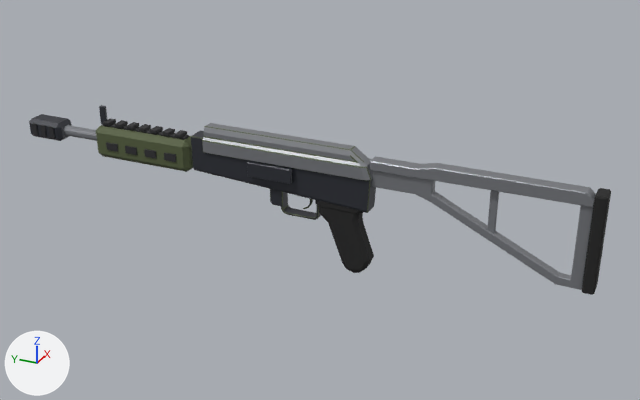
The glTF model assets/low-poly-guns/carbine.glb, before and after one commit.
Before and after are seen from a camera (50 mm lens) standing at (-0.774, -0.392, 0.392) and looking at (0.015, -0.037, -0.003). The axes (+X, +Y, +Z) are drawn at lower left. The lights are the same throughout. The picture after the commit comes second. Vertices at exactly the same position are counted once.

The first picture shows 'carbine'.
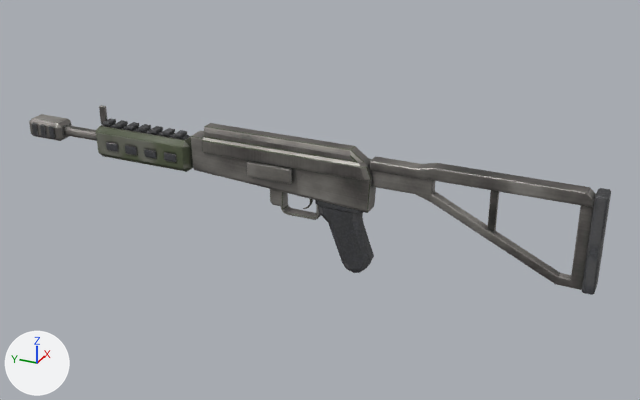
Boxes (x1, y1, x2, y2) around the edits, measured in the pictures (640 x 400 px):
'carbine', surface changed
    both: (29, 105, 611, 295)
part 1 of me_assaultrifle_3_001, surface changed
    both: (29, 105, 611, 295)
part 2 of me_assaultrifle_3_001, recoloured
    both: (32, 119, 189, 152)
part 3 of me_assaultrifle_3_001, recoloured
    both: (29, 105, 376, 220)
part 4 of me_assaultrifle_3_001, recoloured
    both: (64, 123, 596, 290)
part 5 of me_assaultrifle_3_001, recoloured
    both: (315, 188, 611, 295)

The change, as a list of edits to the scene's bpy script:
```text
Add img_image_1:
    img_image_1 = load_image('Image_1', '_unpacked/Image_1', 1024, 1024, 'Non-Color')
Add img_image_0:
    img_image_0 = load_image('Image_0', '_unpacked/Image_0', 1024, 1024, 'sRGB')
Add img_image_2:
    img_image_2 = load_image('Image_2', '_unpacked/Image_2', 1024, 1024, 'Non-Color')
Change mat_zee_olive:
    remove # nodes: BsdfPrincipled, OutputMaterial
    remove # colours: dark green #545e3d
    nodes: BsdfPrincipled, NormalMap, OutputMaterial, SeparateColor, TexImage x3
    uses the picture img_image_0
    uses the picture img_image_1
    uses the picture img_image_2
Change me_assaultrifle_3_001:
    where me_assaultrifle_3_001.from_pydata(...)  # 1254 vertices, 2366 faces; spans x -0.015..0.015, y -0.33..0.33, z -0.071..0.071
    used by ob_carbine; location = (0.0, 0.0, 0.0)
    me_assaultrifle_3_001 part 1: 1739 kept faces spanning x -0.015..0.015, y -0.33..0.33, z -0.071..0.071 get new texture (UV) coordinates
    me_assaultrifle_3_001 part 2: 542 faces spanning x -0.014..0.015, y 0.117..0.322, z 0.024..0.054 switch from mat_zee_polymer (black #2b2b2e) to mat_zee_olive
    me_assaultrifle_3_001 part 3: 238 faces spanning x -0.015..0.014, y -0.103..0.33, z -0.017..0.071 switch from mat_zee_blued (dark grey #33363d) to mat_zee_olive
    me_assaultrifle_3_001 part 4: 468 faces spanning x -0.012..0.013, y -0.318..0.286, z -0.037..0.069 switch from mat_zee_steel (grey #85878c) to mat_zee_olive
    me_assaultrifle_3_001 part 5: 160 faces spanning x -0.01..0.012, y -0.33..-0.041, z -0.071..0.064 switch from mat_zee_rubber (black #212121) to mat_zee_olive
```
